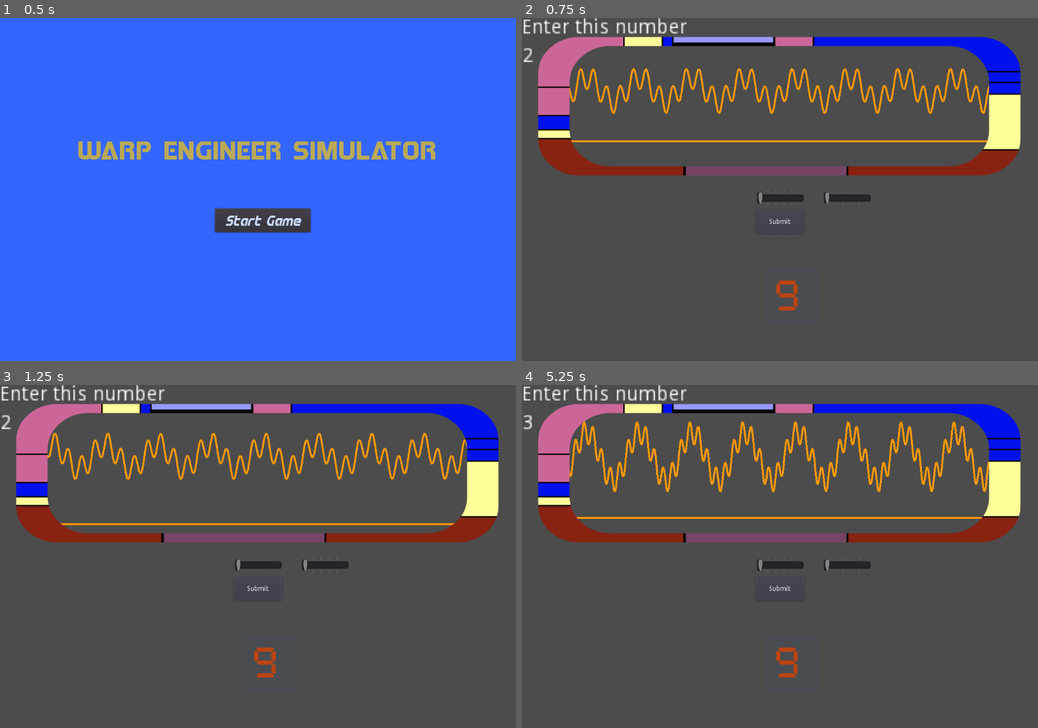
Above: before the commit, frames 1-4 (two rows, left to right).
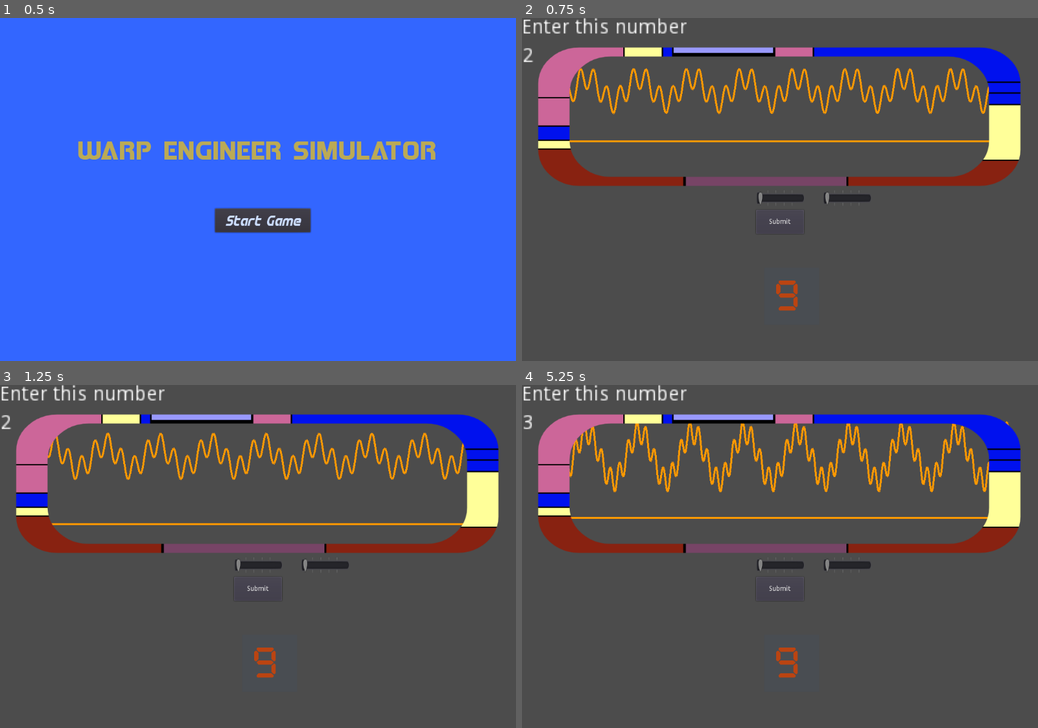
Above: after the commit, the same moments.

Repository: squiggle-at-squiggle/LDJam49
Game: Godot game, scene res://Scenes/Main.tscn
Two runs of this game, one before a commit and one after it. Both use one fixed random seed, a clock stepped at 60 frames per second and the inputs below.
Inputs:
- Up to frame 1 (0.5 s): no input
- Up to frame 2 (0.75 s): click "Start Game" at 0.5 s
- Up to frame 3 (1.25 s): no input
- Up to frame 4 (5.25 s): click "Submit" at 1.25 s; click "Submit" at 2 s; click "Submit" at 2.75 s; tap Enter at 3.5 s; tap Space at 4.25 s; click "Start Game" at 5 s

Frame 1 is identical in both runs. In frame 2, 11% of the frame differs, in the area x 3-97%, y 5-49%; in frame 3, 11%; in frame 4, 11%.

Commit message:
positioning

Diff:
--- a/Scenes/ControlPanel.tscn
+++ b/Scenes/ControlPanel.tscn
@@ -56,7 +56,7 @@
 margin_bottom = -308.0
 
 [node name="Sprite" type="Sprite" parent="."]
-position = Vector2( 536.5, 185 )
+position = Vector2( 536.5, 207 )
 scale = Vector2( 0.854167, 0.7575 )
 texture = ExtResource( 3 )
 
